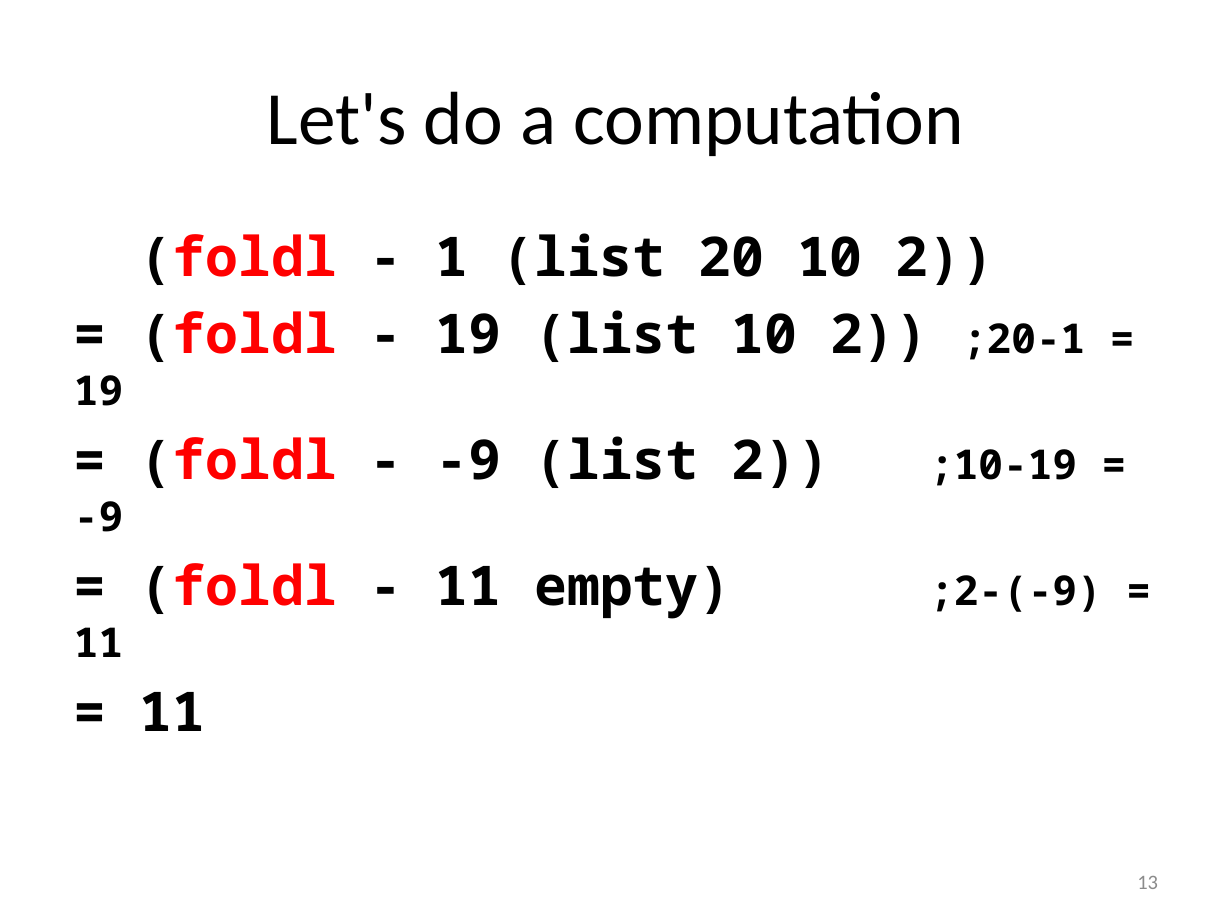
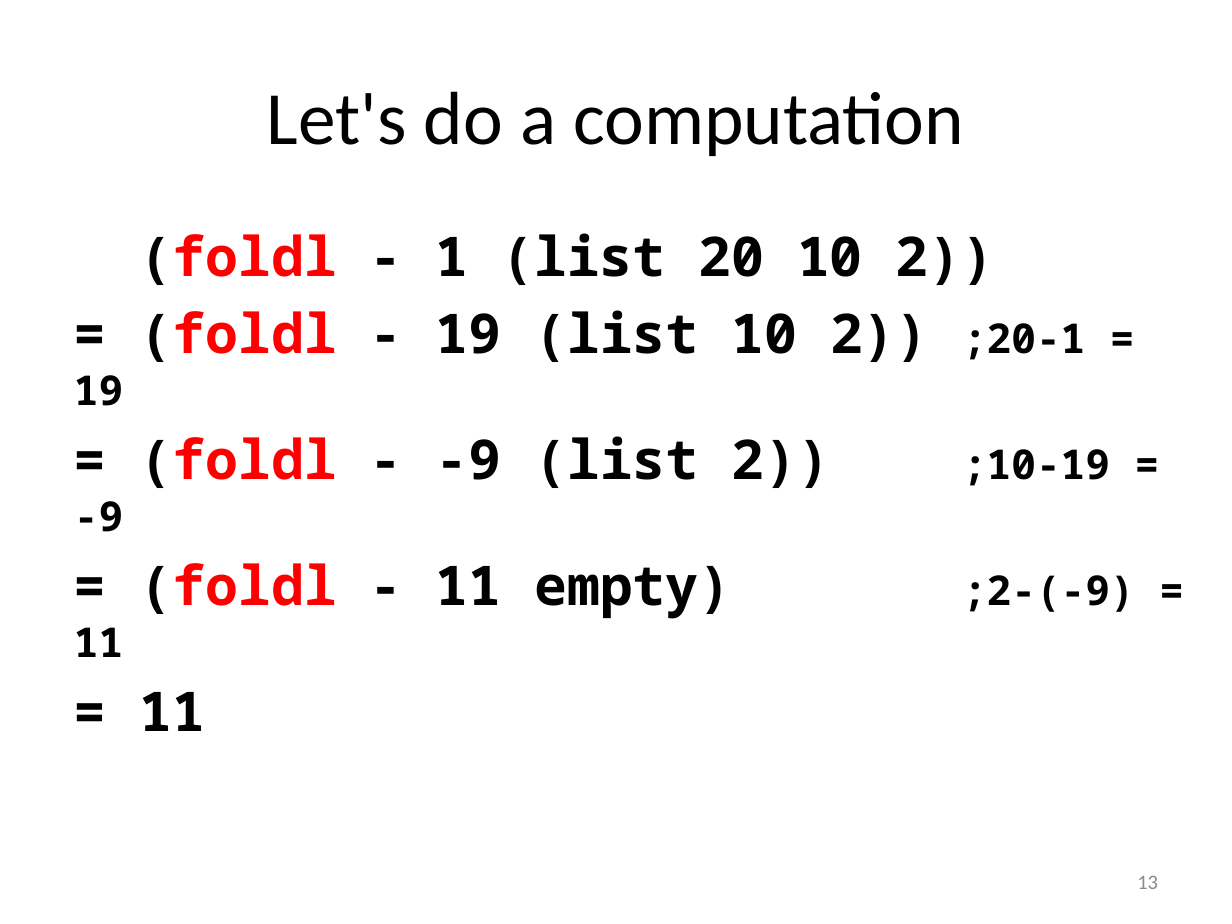
Before and after one commit to mwand/cs5010f16, a slide deck: slide 13 of Slides/Lesson 7.5 Foldr and Foldl.pptx. Drawn at 1232x924 pixels with LibreOffice and Linux fonts; fonts in the diff are those of the drawing. Boxes give left, top, right and bottom in pixels: in the first picture for what was removed or moved away, otherwise in the second. Text is boxed around its words. In the diff, an @@ line names an element or a change of style, - is before the commit and + after.

```diff
--- a/Slides/Lesson 7.5 Foldr and Foldl.pptx
+++ b/Slides/Lesson 7.5 Foldr and Foldl.pptx
@@ text "(foldl - 1 (list 20 ..." rewrapped from [74, 233, 1102, 731] to [74, 233, 1135, 731] @@
```
Also in this commit, not shown: 9 other slides changed, 9 other files.
